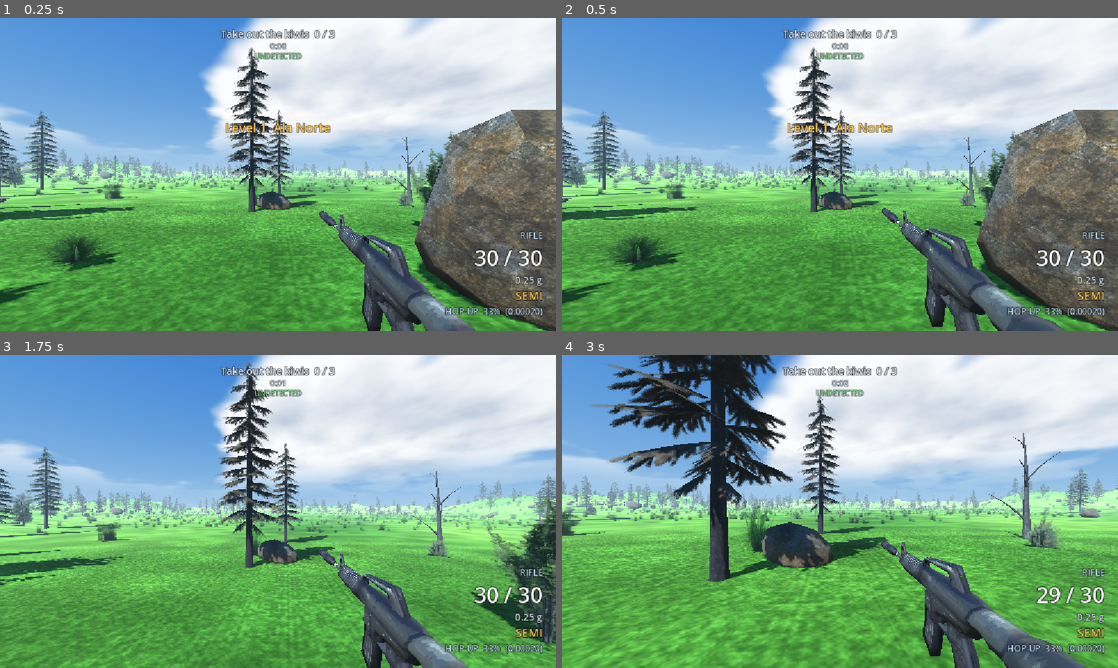
Above: before the commit, frames 1-4 (two rows, left to right).
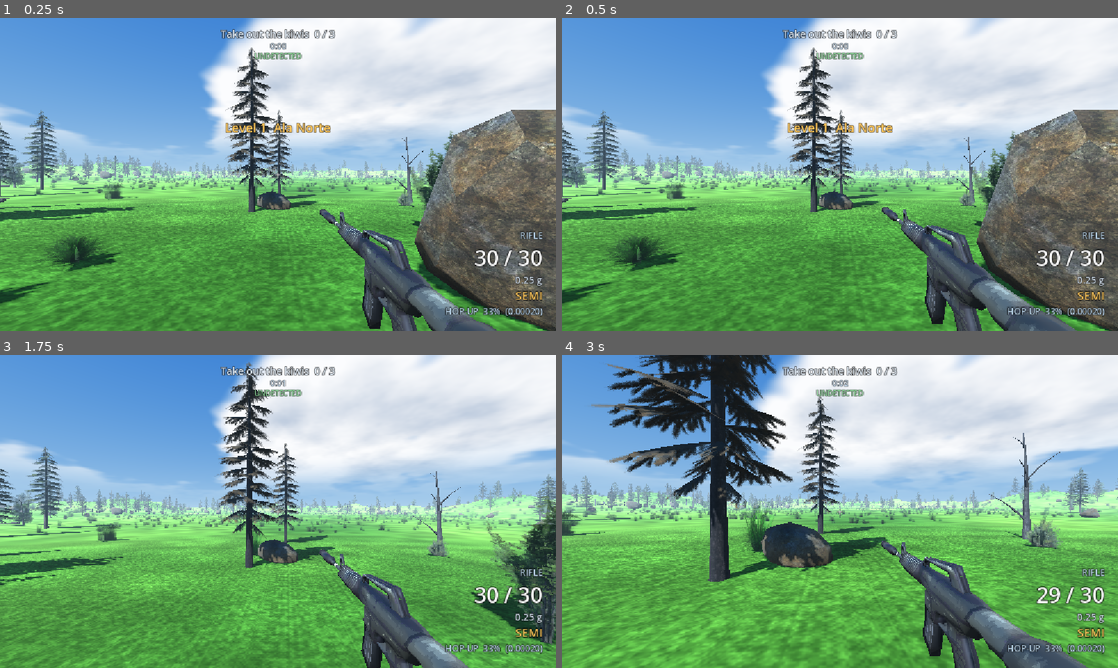
Above: after the commit, the same moments.

Repository: NovaDrake76/tecnicas-avancadas
Game: Godot game, scene res://main.tscn
The game is run twice, just before and just after one commit, with the same random seed, the same clock (stepped at 60 frames per second) and the same inputs.
Inputs (mouse positions are in pixels of both pictures, inside the frame that each line leads up to):
- Up to frame 1 (0.25 s): no input
- Up to frame 2 (0.5 s): no input
- Up to frame 3 (1.75 s): tap Enter at 0.5 s; move the mouse to (305, 511) at 0.52 s; hold Right mouse button (aim) 0.53-1.28 s; hold W (move_forward) from 0.53 s (still down); tap Space (jump) at 0.77, 1.52 s; move the mouse to (250, 511) at 1.27 s; tap Ctrl (crouch) at 1.35 s
- Up to frame 4 (3 s): keep holding W (move_forward); move the mouse to (851, 505) at 2.02 s; press the mouse at (851, 505) at 2.03 s; move the mouse to (834, 517) at 2.77 s; release the mouse at (834, 517) at 2.78 s; tap E (interact) at 2.85 s

The runs differ from the first frame. In frame 1, 2.4% of the frame differs, in the area x 0-100%, y 19-100%; in frame 2, 2.0%; in frame 3, less than 0.1%; in frame 4, less than 0.1%.

Commit message:
Spawn do jogador ancorado no chao real da fase
Cada fase gera suas colinas a partir de uma semente propria, entao a altura do
terreno embaixo do marcador de spawn muda de uma fase para outra. O y digitado
no marcador da fase 1 ficava 0,8 m abaixo da superficie na fase 2, e o jogador
nascia dentro da colina e caia atraves dela.

Agora o marcador define apenas onde, e um raio para baixo define a altura. A
troca de fase tambem espera dois passos de fisica antes de posicionar o
jogador, porque a colisao do terreno so existe no servidor de fisica depois de
um passo, e a fase anterior so se libera no fim do quadro.

Diff:
--- a/Player/player.gd
+++ b/Player/player.gd
@@ -1,4 +1,8 @@
 extends CharacterBody3D
+
+## how far above and below a spawn marker to look for ground, and how far to stand clear of it.
+const SPAWN_PROBE := 300.0
+const SPAWN_CLEARANCE := 0.15
 
 @export var movement: MovementConfig
 
@@ -218,5 +222,17 @@
 	if spawn == null:
 		push_warning("player.gd: no node in group 'player_spawn'; keeping current position.")
 		return
-	global_position = spawn.global_position
+	global_position = ground_under(spawn.global_position)
 	rotation.y = spawn.global_rotation.y
+
+
+## the marker says where, the terrain says how high. every level grows its hills from its own
+## seed, so a y typed into one marker is only ever correct for the level it was typed in.
+func ground_under(point: Vector3) -> Vector3:
+	var query := PhysicsRayQueryParameters3D.create(
+		point + Vector3.UP * SPAWN_PROBE, point - Vector3.UP * SPAWN_PROBE, 1)
+	var hit := get_world_3d().direct_space_state.intersect_ray(query)
+	if hit.is_empty():
+		push_warning("player.gd: no ground under the spawn marker at %v; using it as given." % point)
+		return point
+	return (hit["position"] as Vector3) + Vector3.UP * SPAWN_CLEARANCE
--- a/main.gd
+++ b/main.gd
@@ -34,6 +34,11 @@
 
 
 func _begin() -> void:
+	## the terrain builds its collision in _ready and the old level frees itself at the end of the
+	## frame. the physics server knows about neither until it has stepped, and a spawn placed
+	## before that reads the ground of the level we just left, or no ground at all.
+	await get_tree().physics_frame
+	await get_tree().physics_frame
 	move_player_to_spawn()
 	Run.begin_level(_level)
 
Not shown, added: Components/vision_cone.gd.uid
